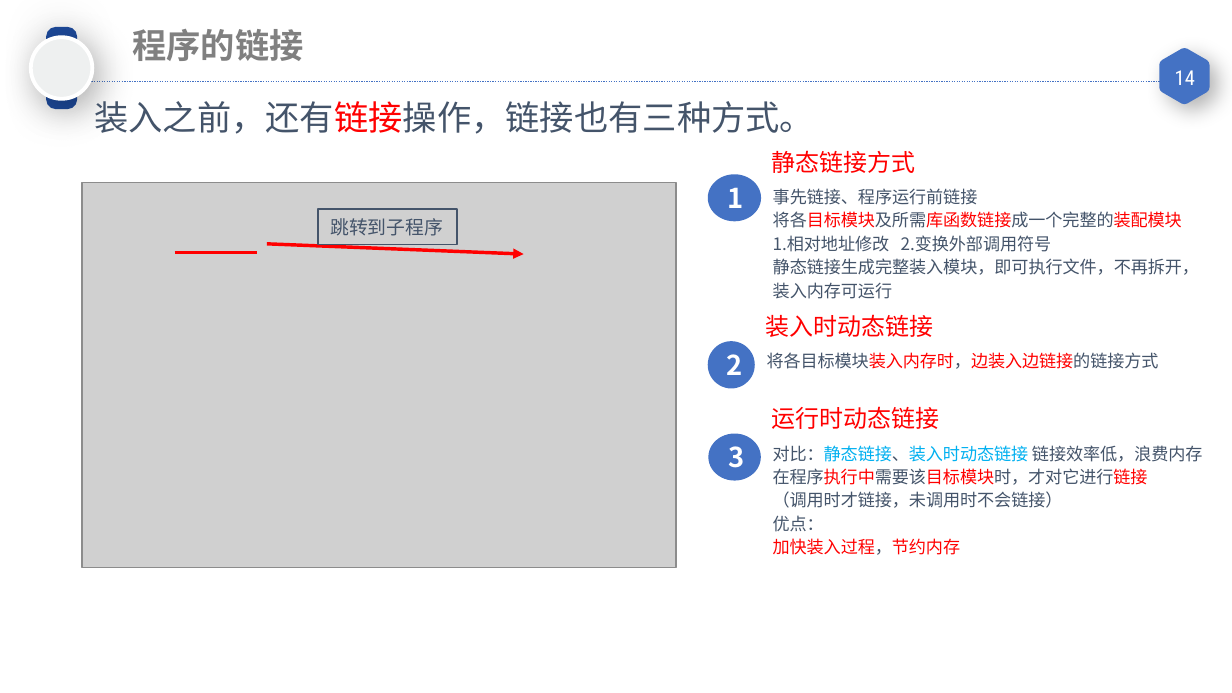
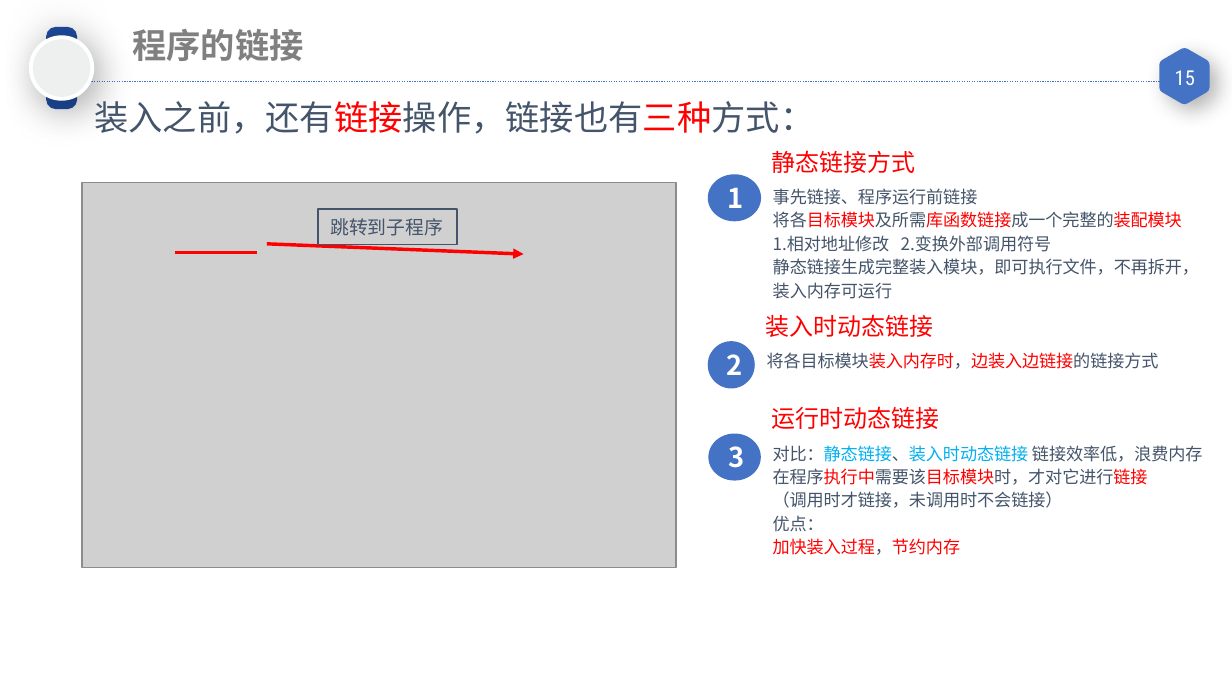
Before and after one commit to GALA-Lin/CUPK-lib, a slide deck: slide 15 of 计算机操作系统/05 内存管理-连续内存分配.pptx (slide 14 before the commit). Drawn at 1232x693 pixels with LibreOffice and Linux fonts; fonts in the diff are those of the drawing; grey boxes stand for pictures. Boxes give left, top, right and bottom in pixels: in the first picture for what was removed or moved away, otherwise in the second. Text is boxed around its words. In the diff, an @@ line names an element or a change of style, - is before the commit and + after.

```diff
--- a/计算机操作系统/05 内存管理-连续内存分配.pptx
+++ b/计算机操作系统/05 内存管理-连续内存分配.pptx
@@ page number at <box>1175,70,1195,85</box>: text changed @@
-14
+15
@@ text at <box>94,101,814,134</box>: text changed @@
-装入之前，还有链接操作，链接也有三种方式。
+装入之前，还有链接操作，链接也有三种方式：
```
Also in this commit, not shown: 9 other slides changed, 2 slides added, 1 slide removed, 2 other files.
